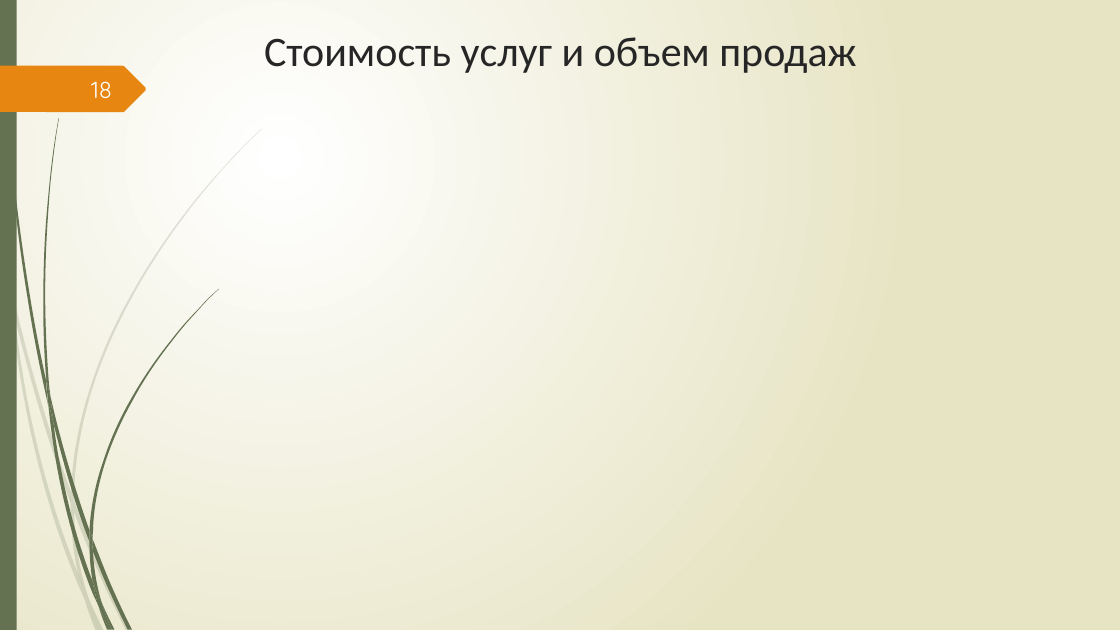
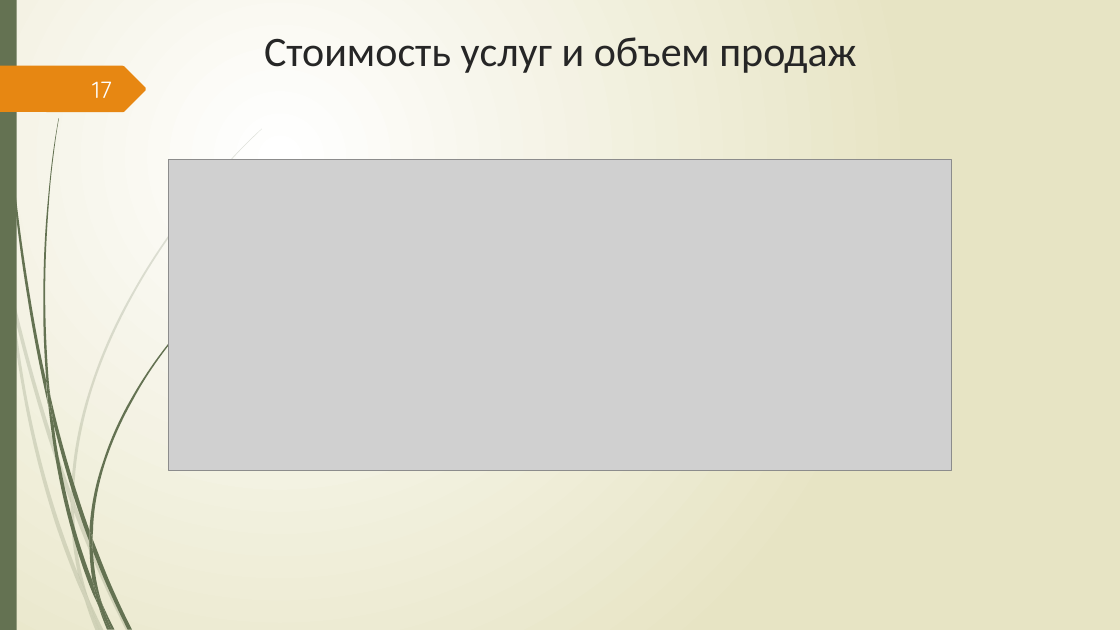
Before and after one commit to Csar9000/Quality-of-life-assessment-system, a slide deck: slide 17 of Документы/Презентация ВКР.pptx (slide 18 before the commit). Drawn at 1120x630 pixels with LibreOffice and Linux fonts; fonts in the diff are those of the drawing; grey boxes stand for pictures. Boxes give left, top, right and bottom in pixels: in the first picture for what was removed or moved away, otherwise in the second. Text is boxed around its words. In the diff, an @@ line names an element or a change of style, - is before the commit and + after.

```diff
--- a/Документы/Презентация ВКР.pptx
+++ b/Документы/Презентация ВКР.pptx
@@ page number at box(92, 81, 112, 98): text changed @@
-18
+17
@@ picture added at box(169, 160, 951, 471) @@
```
Also in this commit, not shown: 5 other slides changed, 2 slides added, 3 slides removed, 1 other file.
